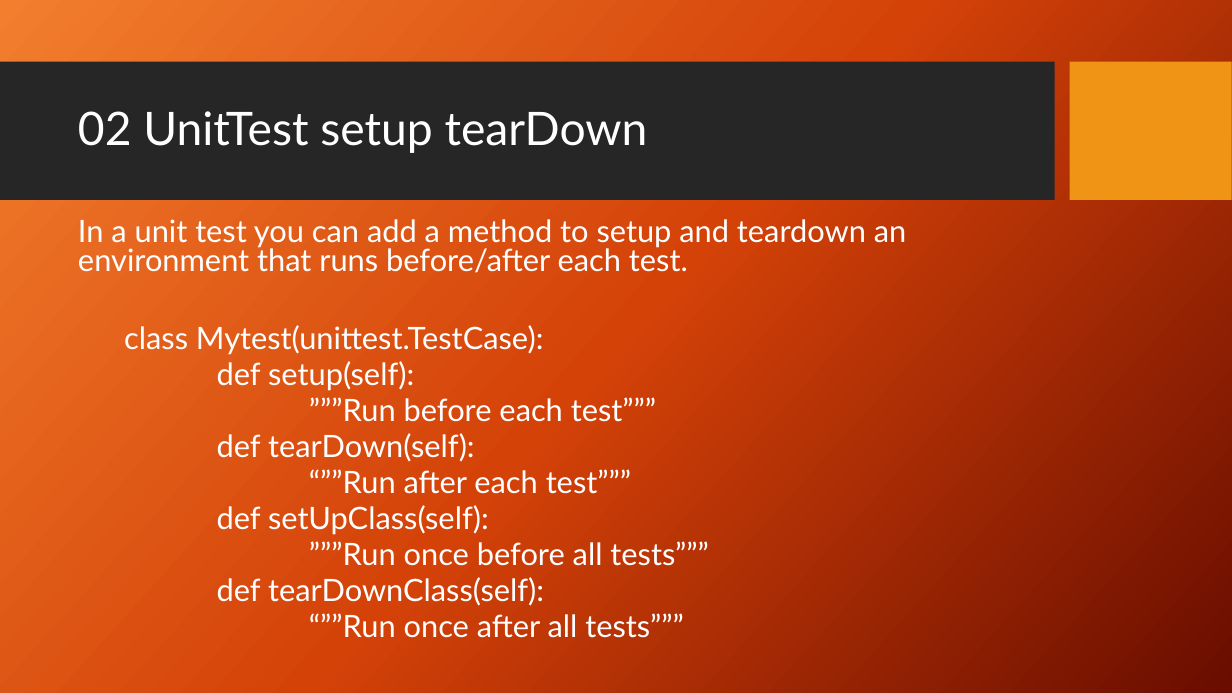
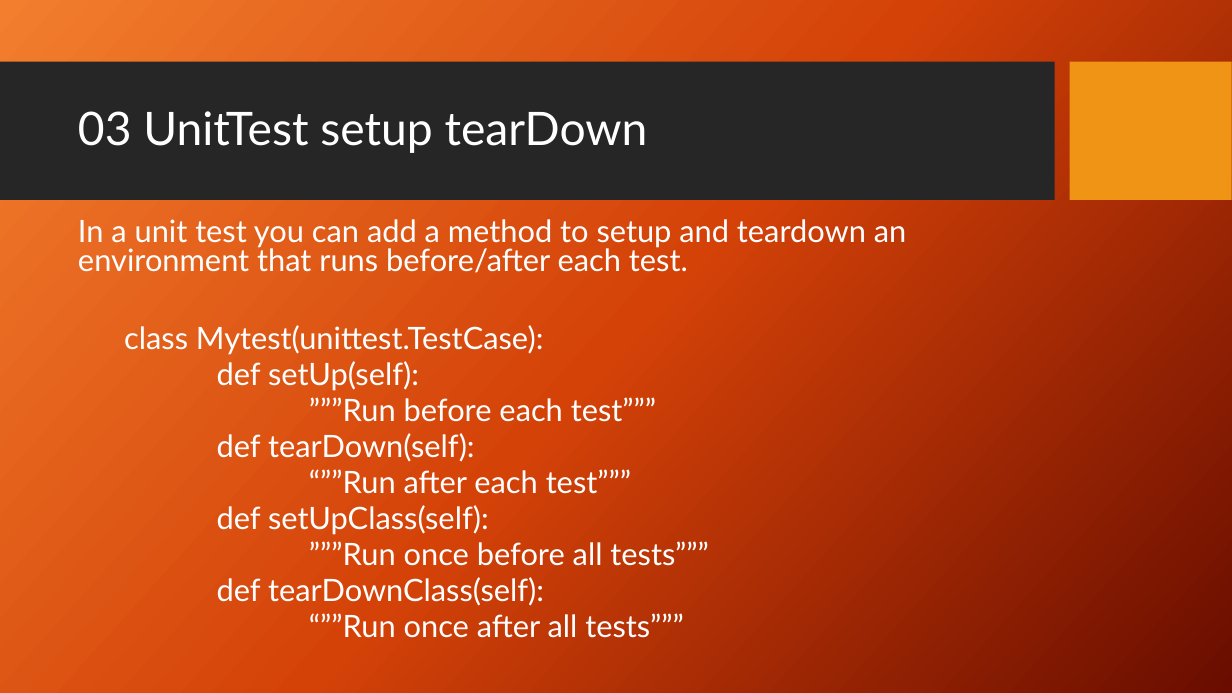
Before and after one commit to PrincetonUniversity/software_testing, a slide deck: slide 21 of UnitTestingSlides.pptx (slide 11 before the commit). Drawn at 1232x693 pixels with LibreOffice and Linux fonts; fonts in the diff are those of the drawing; background and template pictures are left out. Boxes give left, top, right and bottom in pixels: in the first picture for what was removed or moved away, otherwise in the second. Text is boxed around its words. In the diff, an @@ line names an element or a change of style, - is before the commit and + after.

```diff
--- a/UnitTestingSlides.pptx
+++ b/UnitTestingSlides.pptx
@@ title at (78, 111, 648, 153): text changed @@
-02 UnitTest setup tearDown
+03 UnitTest setup tearDown
@@ text at (217, 361, 419, 391): text changed @@
-  def setup(self):
+  def setUp(self):
```
Also in this commit, not shown: 10 other slides changed, 4 slides added.
